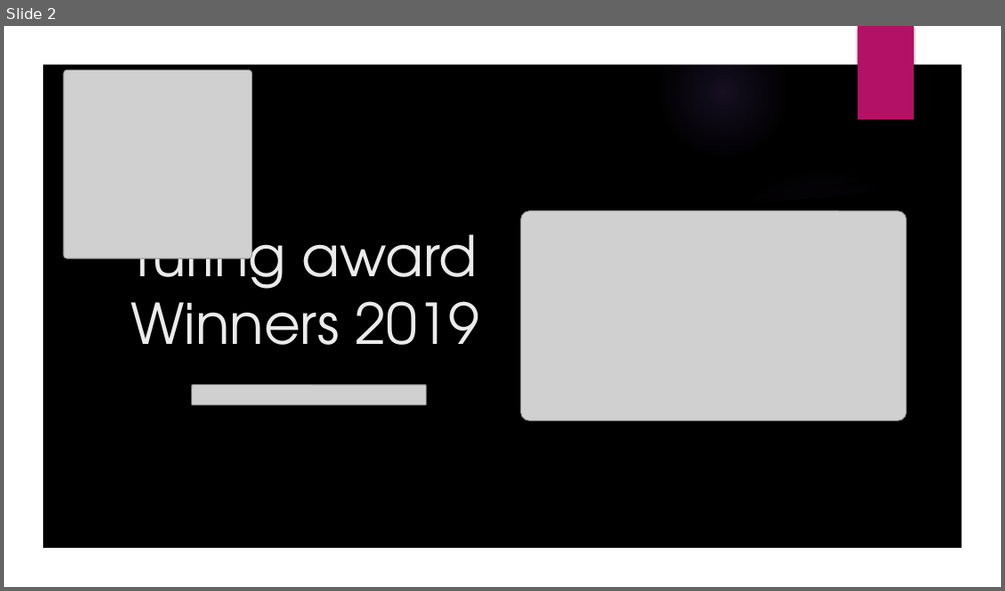
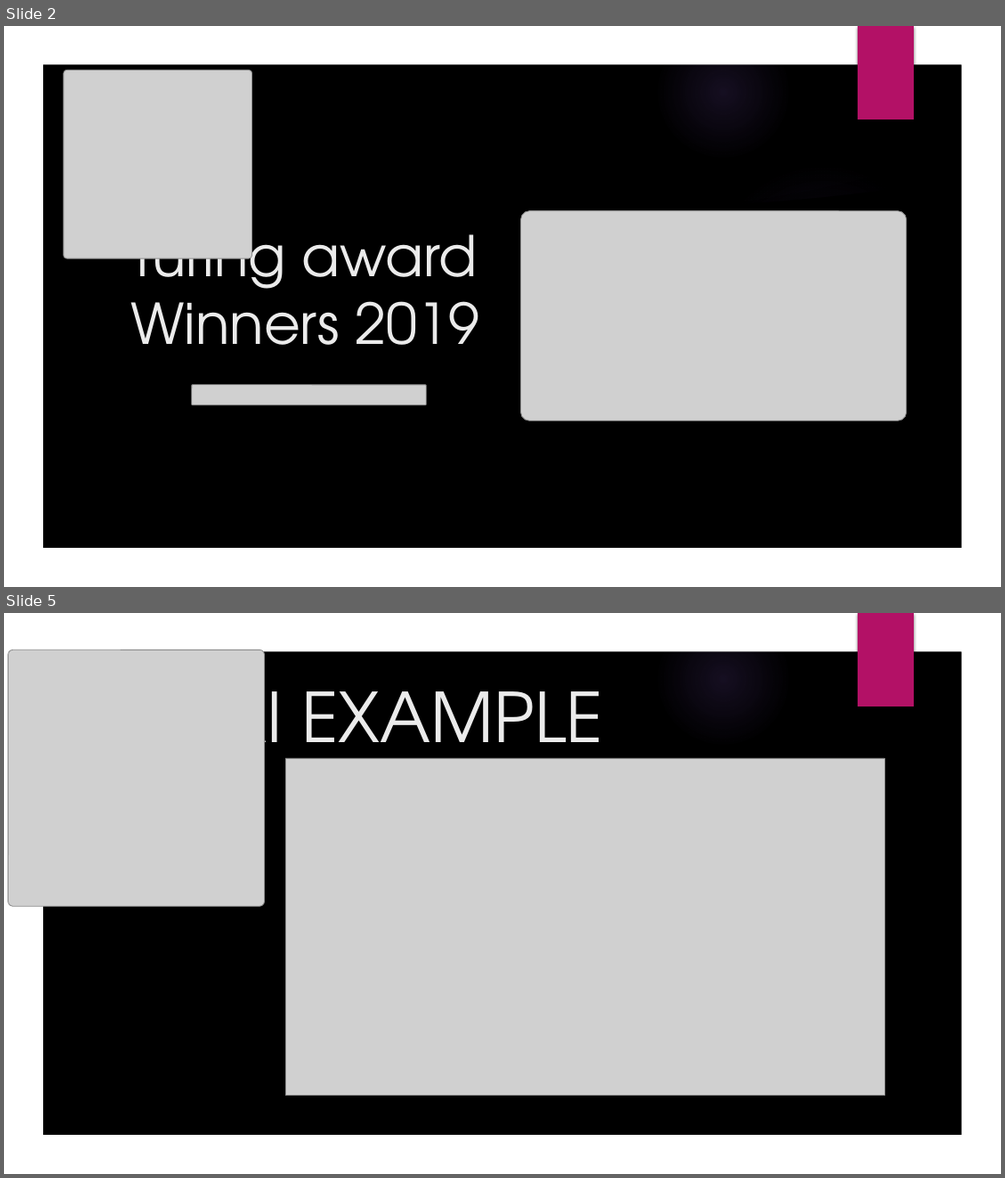
Before and after one commit to GallagherStephen/ResearchMethodsPresentation, a slide deck: Research Methods in Computing Presentation.pptx. Shown one above the other, each under a label of ours: slide 2 before the commit, slides 2 and 5 after it; the slides between them are not shown. The pictures are 1005x591 and 1005x1178 pixels, drawn with LibreOffice and Linux fonts; fonts in the diff are those of the drawing; grey boxes stand for pictures; background and template pictures are left out. Boxes give left, top, right and bottom in pixels: in the first picture for what was removed or moved away, otherwise in the second. Text is boxed around its words. In the diff, an @@ line names an element or a change of style, - is before the commit and + after.

```diff
--- a/Research Methods in Computing Presentation.pptx
+++ b/Research Methods in Computing Presentation.pptx
@@ slide 5 added at box(4, 613, 1001, 1174), background picture (left out); not listed: 7 template elements that a slide beside it also shows @@
@@ freeform shape added at box(4, 613, 1001, 1174), fill #000000 @@
@@ freeform shape added at box(4, 613, 1001, 1174), fill #FFFFFF @@
@@ rectangle added at box(858, 613, 914, 706), fill #B31166 @@
@@ picture added at box(8, 649, 265, 906) @@
@@ title added at box(217, 671, 603, 773), 66 pt, text #EBEBEB @@
+AI EXAMPLE
@@ picture added at box(285, 758, 885, 1095) @@
```
Also in this commit, not shown: 2 slides changed, 1 other slide added, 1 slide removed.
